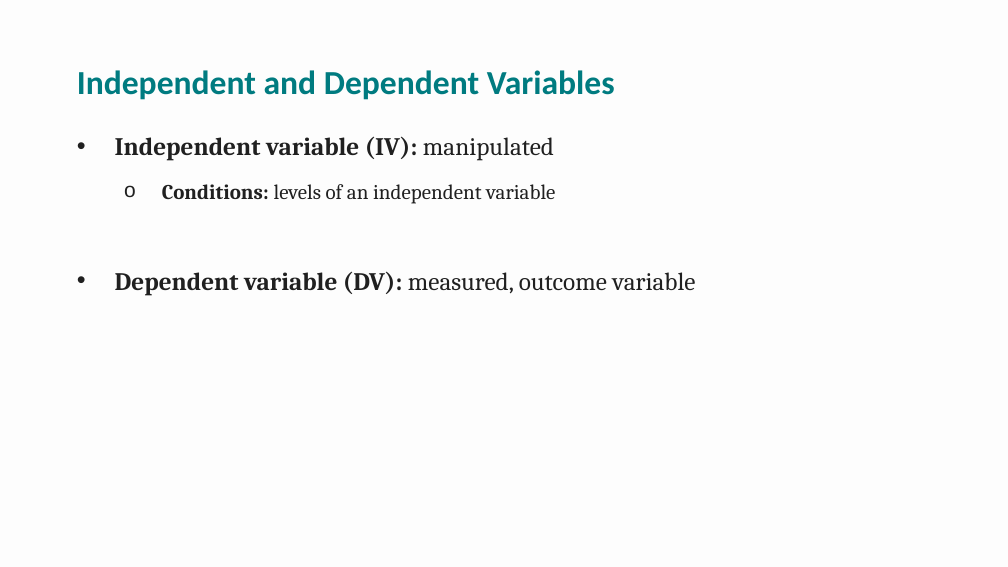
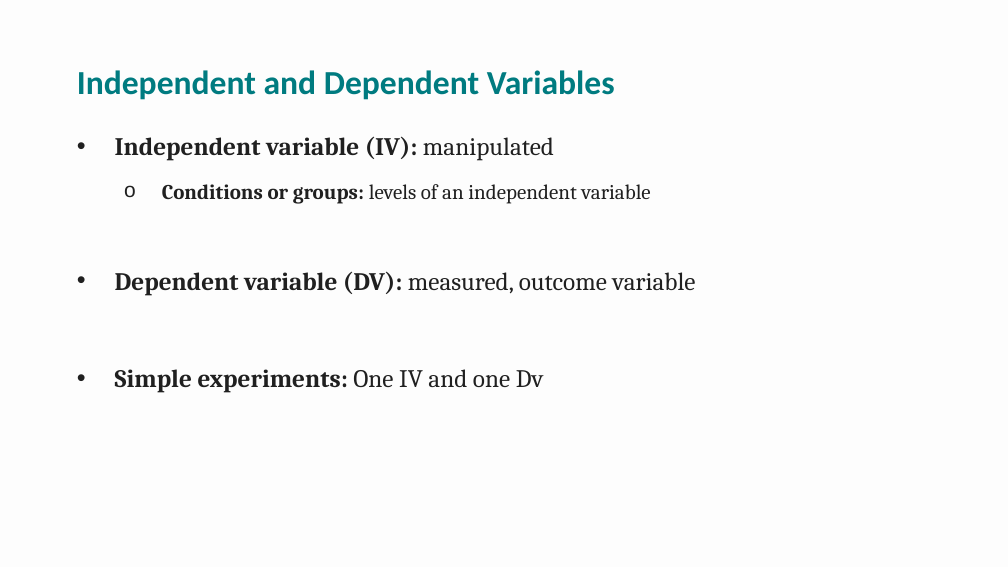
Before and after one commit to npm27/Teaching-Materials, a slide deck: slide 4 of Research Methods/Spring 26/Slides/10 Chapter 10.pptx (slide 5 before the commit). Drawn at 1008x567 pixels with LibreOffice and Linux fonts; fonts in the diff are those of the drawing. Boxes give left, top, right and bottom in pixels: in the first picture for what was removed or moved away, otherwise in the second. Text is boxed around its words. In the diff, an @@ line names an element or a change of style, - is before the commit and + after.

```diff
--- a/Research Methods/Spring 26/Slides/10 Chapter 10.pptx
+++ b/Research Methods/Spring 26/Slides/10 Chapter 10.pptx
@@ text at box(162, 184, 650, 204): text changed @@
-  o Conditions: levels of an independent variable
+  o Conditions or groups: levels of an independent variable
@@ text at box(115, 369, 544, 393): paragraph added @@
+• Simple experiments: One IV and one Dv
```
Also in this commit, not shown: 8 other slides changed, 1 slide removed, 1 other file.
